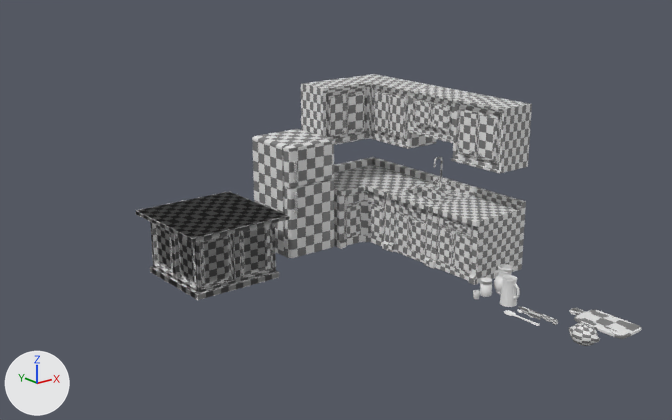
Renders of the Blender file Assets/Art/Models/lemon.blend from each side of a commit.
The view is the same before and after, from a 50 mm lens placed at (-61.1, -43.0, 33.4), pointed at (-12.9, 17.2, 9.3). Every picture has the same lights, and +X, +Y and +Z are marked at lower left.

Names of what the first picture shows: 'BigCupboard_low.001', 'Circle.003', 'CornerCounter_low', 'CornerCupboard_high', 'CuttingBoard_high', 'Fridge_high', 'Island_high', 'Island_low', 'Sink_low', 'SmallCupboard_high', 'counter_low'.
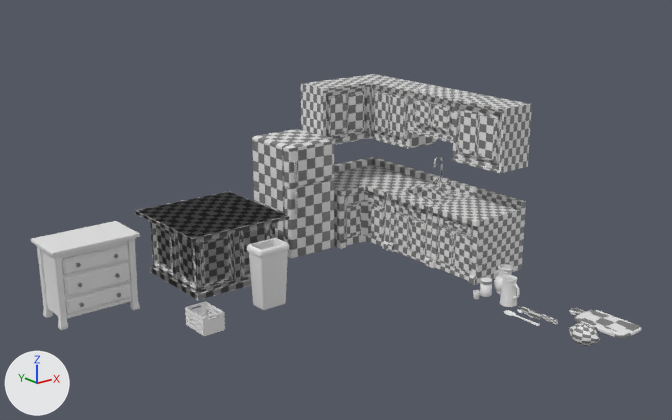
The change, as JSON lines over the scene's bpy script:
```json
{"op": "add", "block": "me_cube_022", "code": ["me_cube_022 = bpy.data.meshes.new('Cube.022')", "me_cube_022.from_pydata(...)  # 528 vertices, 522 faces; spans x -1.1..1.1, y -25.5..25.6, z -1.1..0.9", "me_cube_022.polygons.foreach_set('use_smooth', [True] * 522)"]}
{"op": "add", "block": "me_cube_019", "code": ["me_cube_019 = bpy.data.meshes.new('Cube.019')", "me_cube_019.from_pydata(...)  # 172 vertices, 166 faces; spans x -1.64..1.64, y -1.13..1.13, z -2.85..2.98", "me_cube_019.polygons.foreach_set('use_smooth', [True] * 166)"]}
{"op": "add", "block": "me_cube_005", "code": ["me_cube_005 = bpy.data.meshes.new('Cube.005')", "me_cube_005.from_pydata(...)  # 340 vertices, 327 faces; spans x -4.1..4.1, y -2.35..2.35, z -7.18..0.15", "me_cube_005.polygons.foreach_set('use_smooth', [True] * 327)"]}
{"op": "add", "block": "me_cube_016", "code": ["me_cube_016 = bpy.data.meshes.new('Cube.016')", "me_cube_016.from_pydata(...)  # 73 vertices, 73 faces; spans x -0.1..0.231, y -0.16..0.16, z -0.16..0.16", "me_cube_016.polygons.foreach_set('use_smooth', [True] * 73)", "me_cube_016.materials.append(mat_uv_material)"]}
{"op": "add", "block": "ob_cube_007", "code": ["ob_cube_007 = bpy.data.objects.new('Cube.007', me_cube_022)", "ob_cube_007.location = (-23.73, 21.69, 0.6)", "ob_cube_007.scale = (1.0, -0.0571, 0.859)"]}
{"op": "add", "block": "ob_cube_006", "code": ["ob_cube_006 = bpy.data.objects.new('Cube.006', me_cube_019)", "ob_cube_006.location = (-17.35, 21.19, 3.1)", "_m = ob_cube_006.modifiers.new('Bevel', 'BEVEL')", "_m.segments = 4"]}
{"op": "add", "block": "ob_cube_005", "code": ["ob_cube_005 = bpy.data.objects.new('Cube.005', me_cube_005)", "ob_cube_005.location = (-29.56, 31.86, 6.39)", "_m = ob_cube_005.modifiers.new('Bevel', 'BEVEL')", "_m.segments = 4"]}
{"op": "add", "block": "ob_counter_low_001", "code": ["ob_counter_low_001 = bpy.data.objects.new('counter_low.001', me_cube_016)", "ob_counter_low_001.location = (-31.33, 29.72, 4.85)", "ob_counter_low_001.rotation_euler = (0.0, 0.0, 1.571)  # degrees (0, 0, 90)", "ob_counter_low_001.scale = (1.0, 1.21, 1.21)", "_m = ob_counter_low_001.modifiers.new('Array', 'ARRAY')", "_m.count = 3", "_m.relative_offset_displace = (0.0, 0.0, -4.8)", "_m = ob_counter_low_001.modifiers.new('Mirror', 'MIRROR')", "_m.mirror_object = ob_cube_005"]}
```

Where the change shows, as pixel boxes [x1, y1, x2, y2] in the pictures (672 x 420 px):
```json
{"object": "Cube.005", "change": "added", "after": [31, 221, 140, 330]}
{"object": "Cube.006", "change": "added", "after": [247, 238, 289, 310]}
{"object": "Cube.007", "change": "added", "after": [185, 301, 225, 336]}
{"object": "counter_low.001", "change": "added", "after": [76, 254, 121, 307]}
```
